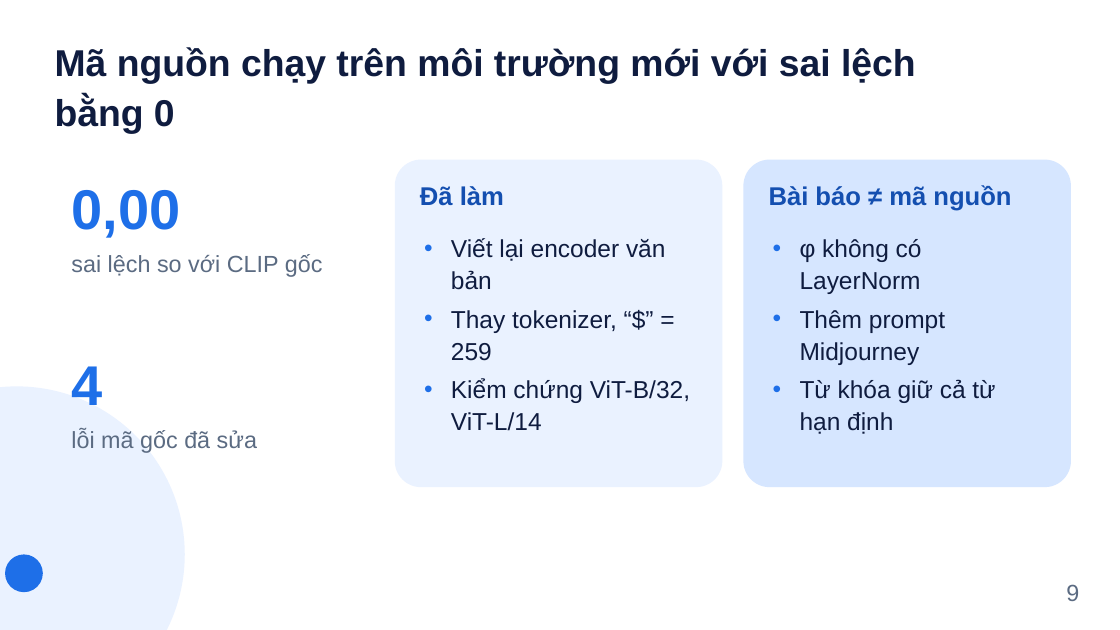
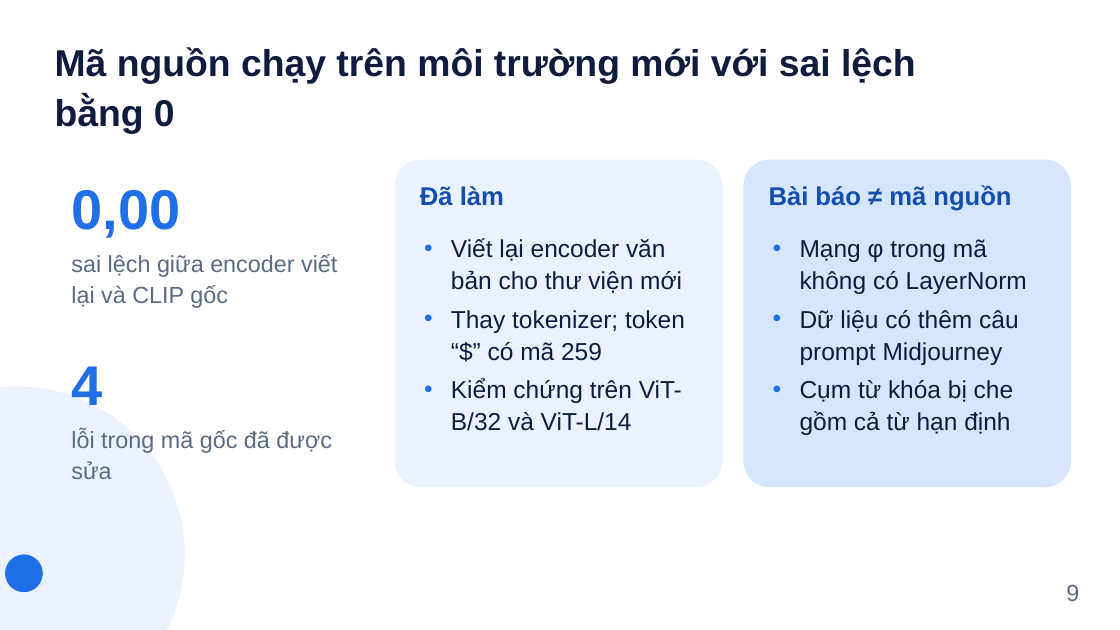
Before and after one commit to tamdv/btl-lincir, a slide deck: slide 9 of slides/Slides_Nhom8_LinCIR.pptx. Drawn at 1120x630 pixels with LibreOffice and Linux fonts; fonts in the diff are those of the drawing. Boxes give left, top, right and bottom in pixels: in the first picture for what was removed or moved away, otherwise in the second. Text is boxed around its words. In the diff, an @@ line names an element or a change of style, - is before the commit and + after.

```diff
--- a/slides/Slides_Nhom8_LinCIR.pptx
+++ b/slides/Slides_Nhom8_LinCIR.pptx
@@ text at box(451, 238, 685, 431): text changed @@
-• Viết lại encoder văn bản
-• Thay tokenizer, “$” = 259
-• Kiểm chứng ViT-B/32, ViT-L/14
+• Viết lại encoder văn bản cho thư viện mới
+• Thay tokenizer; token “$” có mã 259
+• Kiểm chứng trên ViT-B/32 và ViT-L/14
@@ text at box(800, 239, 1027, 435): text changed @@
-• φ không có LayerNorm
-• Thêm prompt Midjourney
-• Từ khóa giữ cả từ hạn định
+• Mạng φ trong mã không có LayerNorm
+• Dữ liệu có thêm câu prompt Midjourney
+• Cụm từ khóa bị che gồm cả từ hạn định
@@ text at box(71, 254, 337, 308): text changed @@
-sai lệch so với CLIP gốc
+sai lệch giữa encoder viết lại và CLIP gốc
@@ text at box(71, 430, 332, 479): text changed @@
-lỗi mã gốc đã sửa
+lỗi trong mã gốc đã được sửa
```
Also in this commit, not shown: 12 other slides changed, 1 slide added, 3 slides removed, 19 other files.
